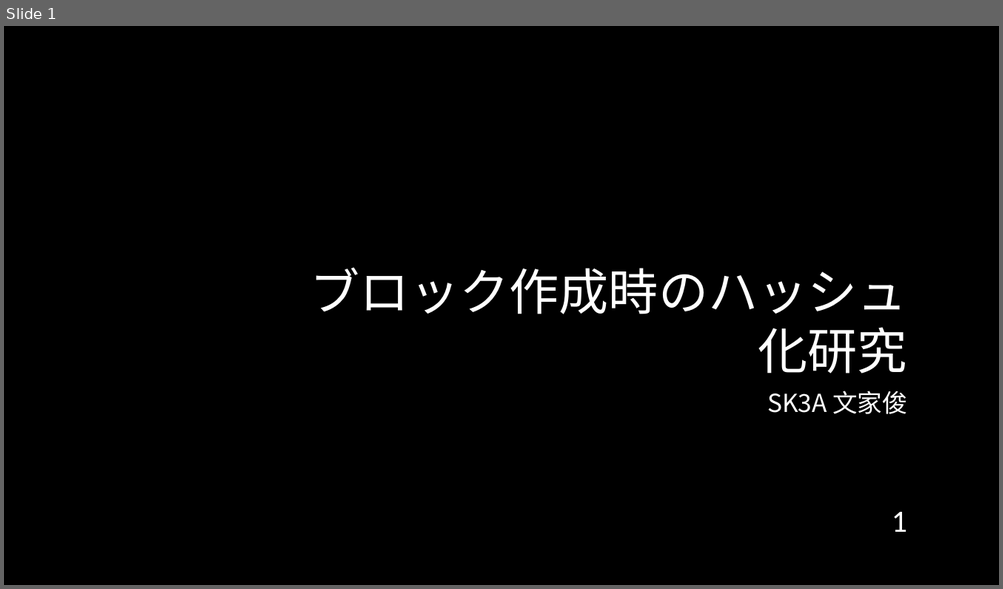
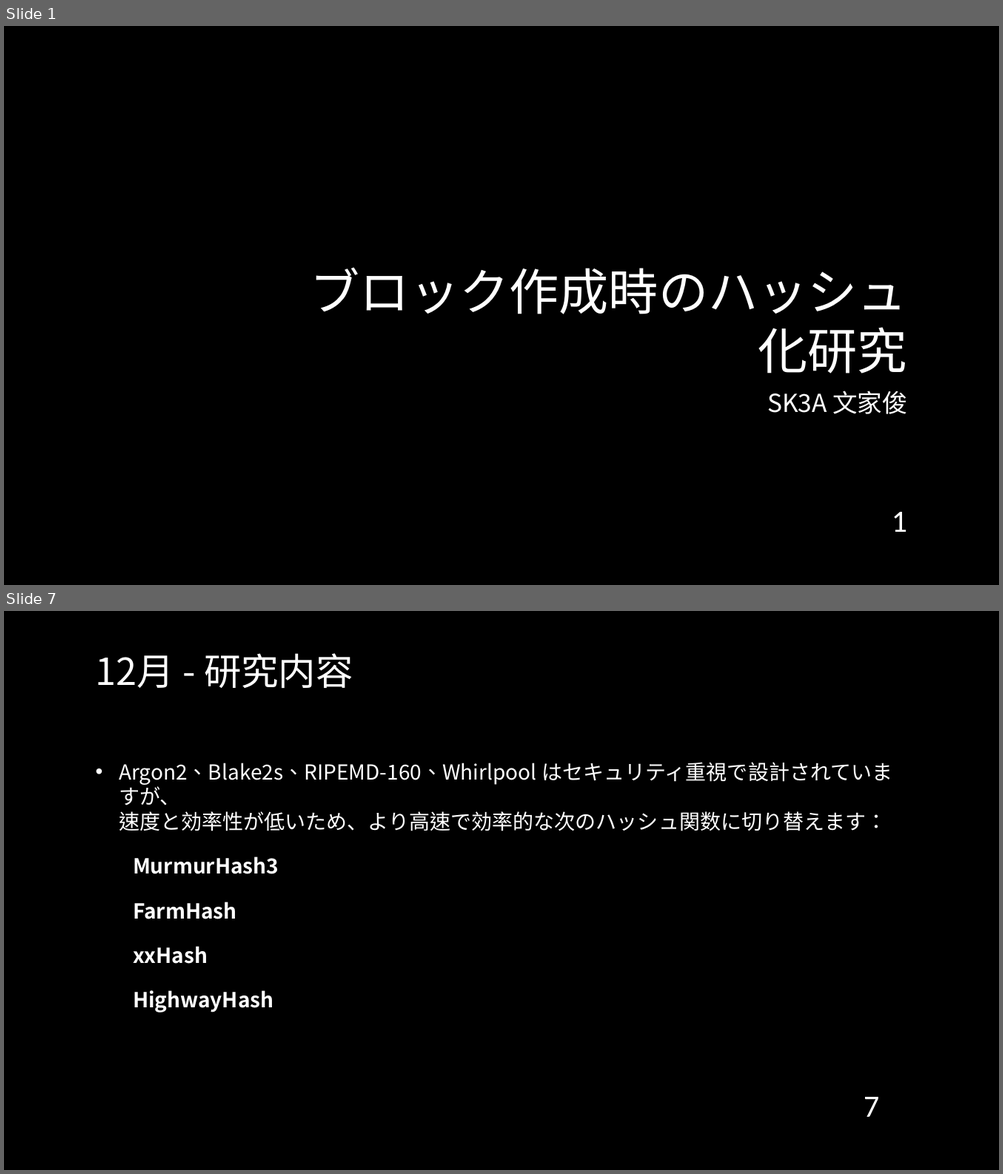
Before and after one commit to cyrusmanosa/Ecc-Year-3, a slide deck: Y3-Sem2/ITゼミ演習II/2024年度_12月報告会_Sk3a04_文家俊.pptx. Shown one above the other, each under a label of ours: slide 1 before the commit, slides 1 and 7 after it; the slides between them are not shown. The pictures are 1003x589 and 1003x1174 pixels, drawn with LibreOffice and Linux fonts; fonts in the diff are those of the drawing; background and template pictures are left out. Boxes give left, top, right and bottom in pixels: in the first picture for what was removed or moved away, otherwise in the second. Text is boxed around its words. In the diff, an @@ line names an element or a change of style, - is before the commit and + after.

```diff
--- a/Y3-Sem2/ITゼミ演習II/2024年度_12月報告会_Sk3a04_文家俊.pptx
+++ b/Y3-Sem2/ITゼミ演習II/2024年度_12月報告会_Sk3a04_文家俊.pptx
@@ slide 7 added at (4,611,999,1170), background picture (left out) @@
@@ title added at (96,653,353,688), 36 pt, text #FFFFFF @@
+12月 - 研究内容
@@ text added at (119,762,892,1013), 20 pt, text #FFFFFF @@
+• Argon2、Blake2s、RIPEMD-160、Whirlpool はセキュリティ重視で設計されていますが、
+  速度と効率性が低いため、より高速で効率的な次のハッシュ関数に切り替えます：
+MurmurHash3
+FarmHash
+xxHash
+HighwayHash
@@ page number added at (863,1097,879,1117), 30 pt, text #FFFFFF @@
+7
```
Also in this commit, not shown: 6 slides changed, 2 other slides added, 26 other files.
